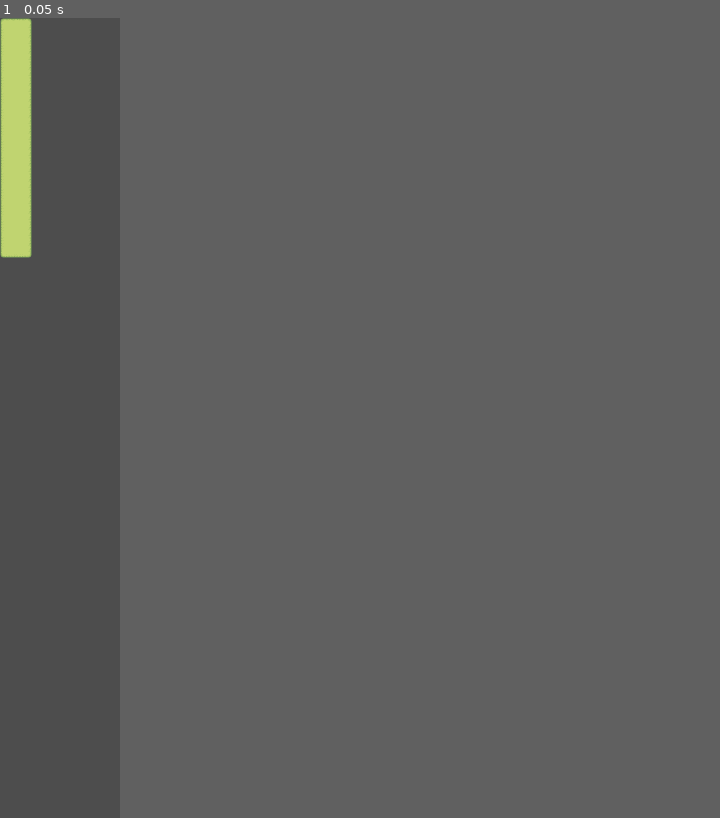
Above: before the commit, frame 1.
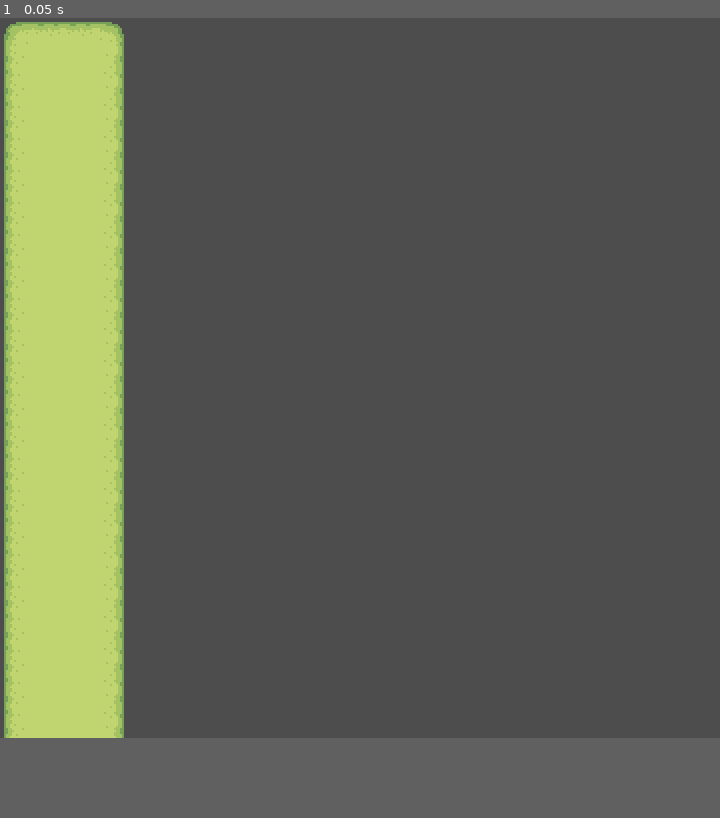
Above: after the commit, the same moment.

Repository: thiagoalgo/bordless-farm
Game: Godot game, scene res://node_2d.tscn
Two runs of this game, one before a commit and one after it. Both use one fixed random seed, a clock stepped at 60 frames per second and the inputs below.
Inputs:
- Up to frame 1 (0.05 s): no input
In our replay, the window is 120x800 before the commit and 720x720 after it. These sizes can differ from the game's own. Grey fills any space a smaller window leaves; there, only what the larger window draws over its background counts as a difference.

The runs differ from the first frame. In frame 1, 14% of the frame differs, in the area x 0-18%, y 0-90%.

Commit message:
Adjust window margins and sizing logic
Refactored window margin and sizing calculations in node_2d.gd to support top and bottom margins and more flexible side selection. Removed transparent window setting from project.godot.

Diff:
--- a/node_2d.gd
+++ b/node_2d.gd
@@ -27,46 +27,53 @@
 
 
 func _init() -> void:
-	#### Para testes
-	win_side = GameWindowSide.EAST
+	#### For Test
+	#win_side = GameWindowSide.SOUTH
+	#win_side = GameWindowSide.NORTH
+	#win_side = GameWindowSide.EAST
+	win_side = GameWindowSide.WEST
+
+	win_margin_top = 0
+	win_margin_bottom = 70
 	####
+
 	if win_side == GameWindowSide.NORTH or win_side == GameWindowSide.SOUTH:
 		win_orientation = GameWindowOrientation.HORIZONTAL
 
+
+func _ready() -> void:
 	calc_win_size()
 	calc_win_pos()
 	create_window()
-
-
-func _ready() -> void:
-
 	generate_map()
 
 
 func calc_win_size() -> void:
 	if win_orientation == GameWindowOrientation.VERTICAL:
-		win_size.x = int(screen_size.x * 0.15) # 15% da largura da tela
-		win_size.y = int(screen_size.y) # altura da tela
+		# EAST OR WEST
+		win_size.x = int(screen_size.x * 0.10) # 15% da largura da tela
+		win_size.y = int(screen_size.y) - win_margin_top - win_margin_bottom # altura da tela
 	else:
+		# NORTH OR SOUTH
 		win_size.x = int(screen_size.x) # largura da tela
-		win_size.y = int(screen_size.y * 0.2) # 20% da altura da tela
+		win_size.y = int(screen_size.y * 0.20) + TILE_HEIGHT # 20% da altura da tela
 
 
 func calc_win_pos() -> void:
 	if win_orientation == GameWindowOrientation.VERTICAL:
 		if win_side == GameWindowSide.WEST:
 			win_pos.x = 0
-			win_pos.y = 0
 		else:
 			win_pos.x = screen_size.x - win_size.x
-			win_pos.y = 0
+
+		win_pos.y = 0 + win_margin_top
 	else:
 		if win_side == GameWindowSide.NORTH:
 			win_pos.x = 0
-			win_pos.y = 0
+			win_pos.y = 0 + win_margin_top
 		else:
 			win_pos.x = 0
-			win_pos.y = screen_size.y - win_size.y
+			win_pos.y = screen_size.y - win_size.y - win_margin_bottom
 
 
 func create_window() -> void:
--- a/project.godot
+++ b/project.godot
@@ -22,7 +22,6 @@
 window/size/resizable=false
 window/size/borderless=true
 window/size/always_on_top=true
-window/size/transparent=true
 window/stretch/mode="viewport"
 window/stretch/aspect="expand"
 window/stretch/scale_mode="integer"
